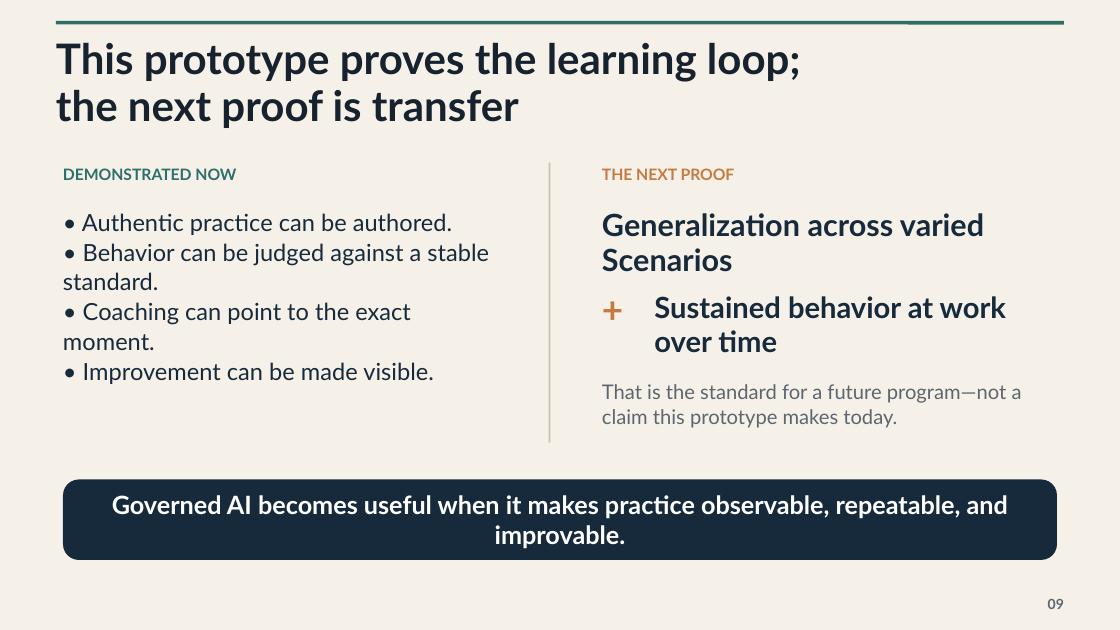
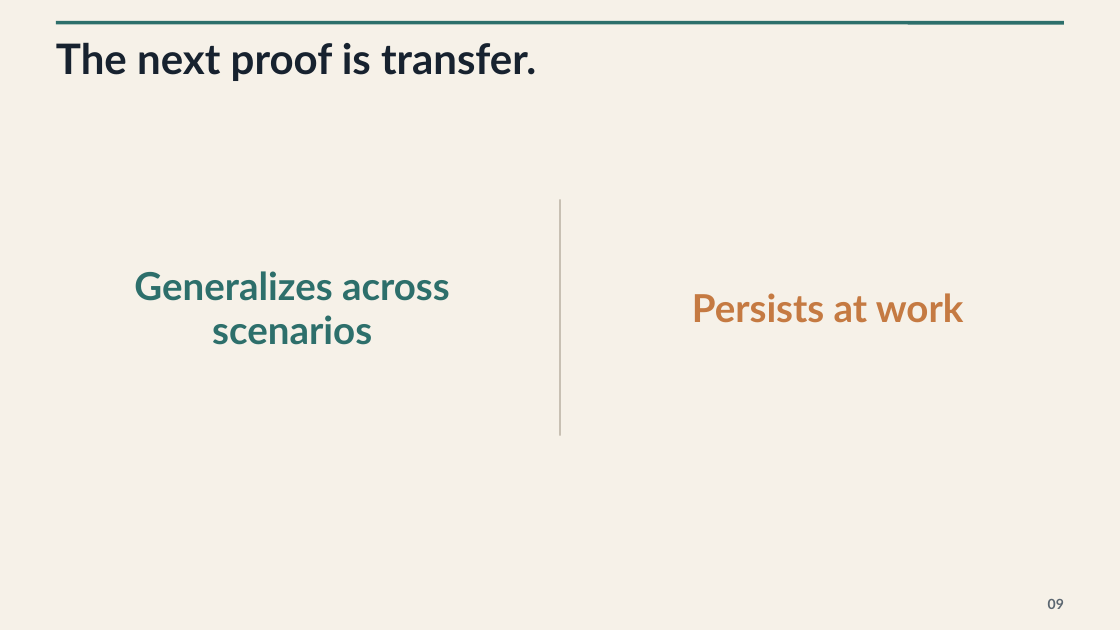
Before and after one commit to Peeb-Dalpeeb/conversation_practice, a slide deck: slide 9 of Conversation-Practice-Executive-Demo.pptx. Drawn at 1120x630 pixels with LibreOffice and Linux fonts; fonts in the diff are those of the drawing. Boxes give left, top, right and bottom in pixels: in the first picture for what was removed or moved away, otherwise in the second. Text is boxed around its words. In the diff, an @@ line names an element or a change of style, - is before the commit and + after.

Commit message:
Update executive demo PowerPoint

```diff
--- a/Conversation-Practice-Executive-Demo.pptx
+++ b/Conversation-Practice-Executive-Demo.pptx
@@ text at (56, 42, 536, 81): text changed @@
-This prototype proves the learning loop;
-the next proof is transfer
+The next proof is transfer.
@@ text removed at (63, 168, 236, 180) @@
-DEMONSTRATED NOW
@@ text removed at (602, 168, 735, 180) @@
-THE NEXT PROOF
@@ line moved from (549, 163) - (549, 443) to (560, 200) - (560, 436) @@
@@ text removed at (63, 213, 489, 384) @@
-• Authentic practice can be authored.
-• Behavior can be judged against a stable standard.
-• Coaching can point to the exact moment.
-• Improvement can be made visible.
@@ text "Generalizes across" at (134, 271, 450, 345): vertical alignment top to middle @@
@@ text "Persists at work" at (692, 293, 964, 323): vertical alignment top to middle @@
@@ text at (134, 271, 450, 345): text changed; size 26.2 to 33 pt; text colour #162A3C to #2D6F6B @@
-Generalization across varied Scenarios
+Generalizes across
+scenarios
@@ text removed at (602, 287, 655, 333) @@
-+
@@ text at (692, 293, 964, 323): text changed; size 25 to 33 pt; text colour #162A3C to #C57A42 @@
-Sustained behavior at work over time
+Persists at work
@@ text removed at (602, 384, 1022, 428) @@
-That is the standard for a future program—not a claim this prototype makes today.
@@ rounded rectangle removed at (63, 480, 1057, 560) @@
@@ text removed at (112, 495, 1008, 549) @@
-Governed AI becomes useful when it makes practice observable, repeatable, and improvable.
```
Also in this commit, not shown: 6 other slides changed, 1 slide added, 1 slide removed.
